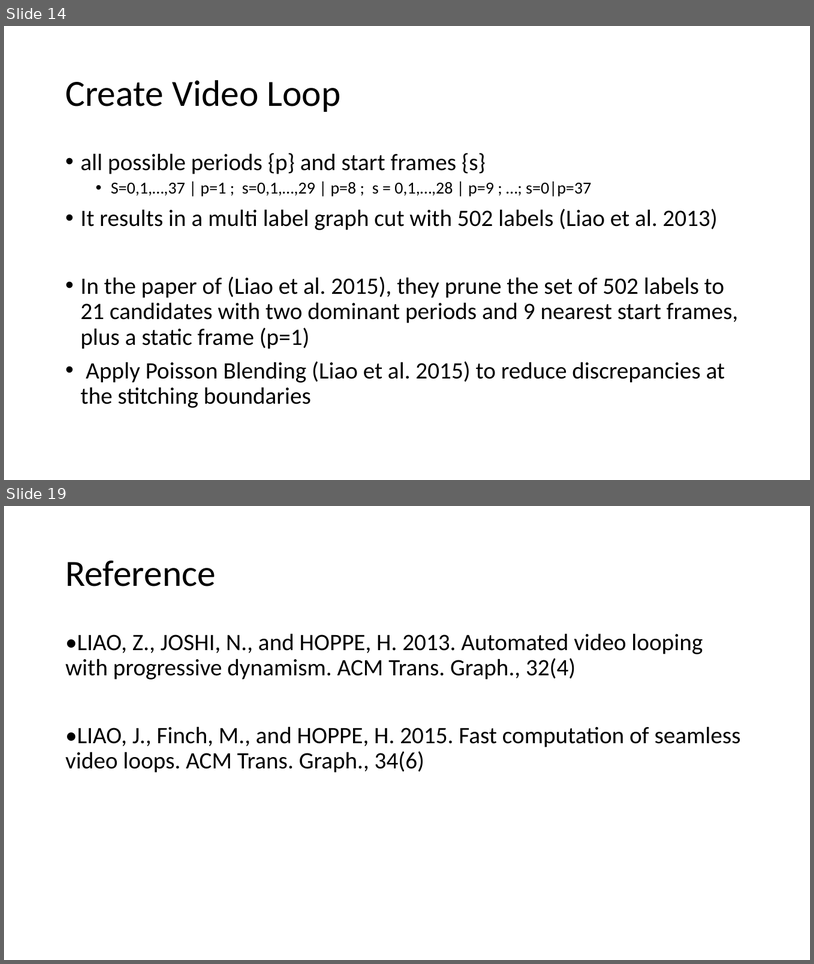
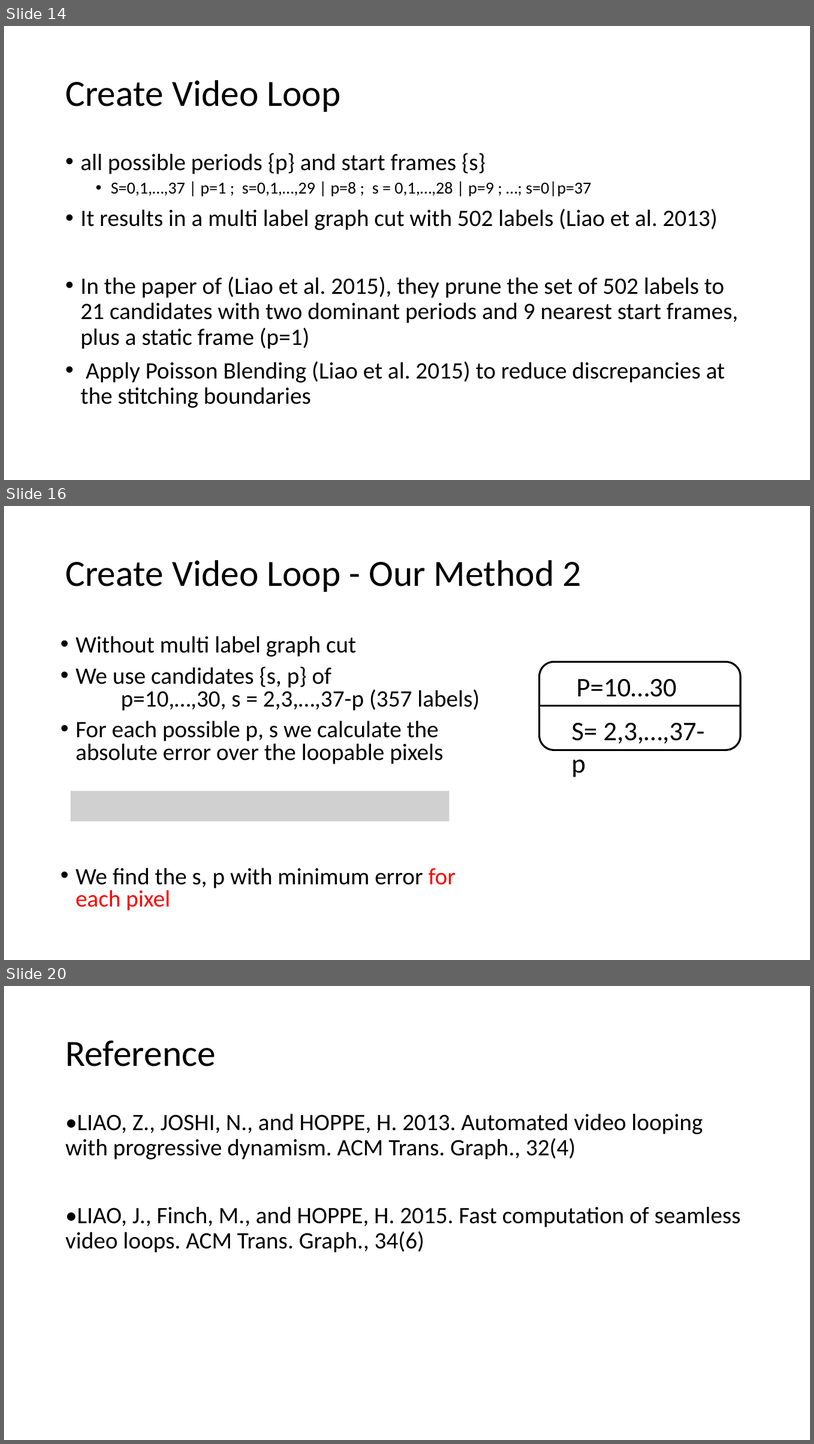
Before and after one commit to pierre0218/VideoLoop, a slide deck: VC_final_project.pptx. Shown one above the other, each under a label of ours: slides 14 and 19 before the commit, slides 14, 16 and 20 after it; the slides between them are not shown. The pictures are 814x964 and 814x1444 pixels, drawn with LibreOffice and Linux fonts; fonts in the diff are those of the drawing; grey boxes stand for pictures. Boxes give left, top, right and bottom in pixels: in the first picture for what was removed or moved away, otherwise in the second. Text is boxed around its words. In the diff, an @@ line names an element or a change of style, - is before the commit and + after.

```diff
--- a/VC_final_project.pptx
+++ b/VC_final_project.pptx
@@ slide 16 added at [4, 506, 810, 960], background #FFFFFF @@
@@ title added at [65, 560, 581, 592], 44 pt, text #000000 @@
+Create Video Loop - Our Method 2
@@ text added at [75, 636, 480, 910], 28 pt, text #000000 @@
+• Without multi label graph cut
+• We use candidates {s, p} of
+  p=10,…,30, s = 2,3,…,37-p (357 labels)
+• For each possible p, s we calculate the absolute error over the loopable pixels
+• We find the s, p with minimum error for each pixel
@@ group added at [539, 661, 741, 750]: 2 texts, 1 rounded rectangle, 1 line @@
+p=8,9,…,30, s = 2,3,…,37-p
+P=10…30
+S= 2,3,…,37-p
@@ picture added at [71, 791, 449, 821] @@
@@ what was slide 19 is now slide 20 @@
```
Also in this commit, not shown: 3 slides changed, 1 other slide added, 1 slide removed, 13 other files.
